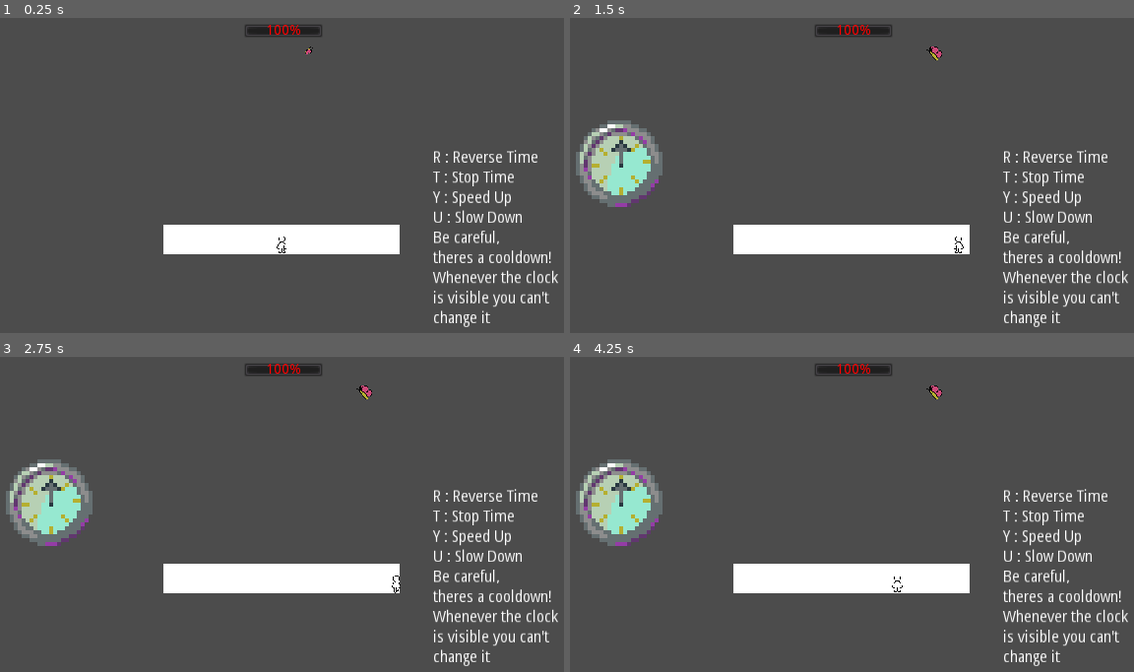
Above: before the commit, frames 1-4 (two rows, left to right).
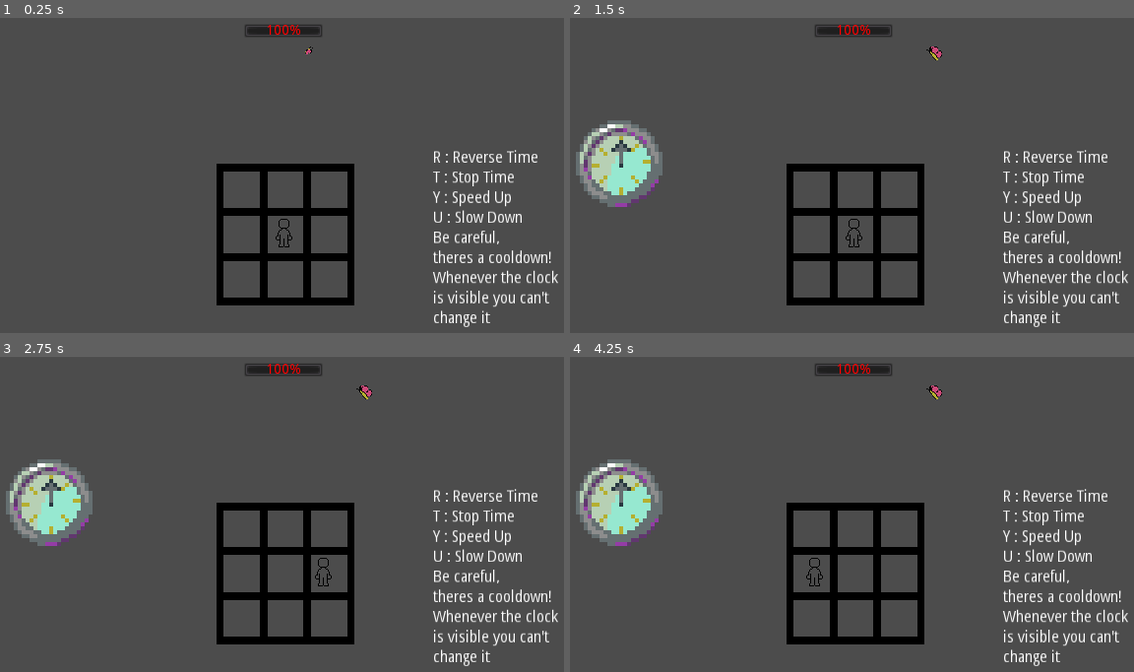
Above: after the commit, the same moments.

Repository: andersAsch0/Island-Game
Game: Godot game, scene res://scenes/BattleMode.tscn
Same seed, same stepped clock (60 frames per second), same inputs: the game is played once before the commit and once after it. This scene is started directly instead of the project's main scene.
Inputs:
- Up to frame 1 (0.25 s): no input
- Up to frame 2 (1.5 s): tap Enter (ui_accept) at 0.5, 0.77, 1.25 s; hold Right (ui_right) 0.53-1.28 s; hold Space (dash) 0.53-1.28 s; tap T (stopTime) at 0.8, 1.35 s; hold R (reverseTime) from 1.28 s (still down)
- Up to frame 3 (2.75 s): tap Enter (ui_accept) at 1.52, 2 s; tap Space (dash) at 1.55 s; release R (reverseTime) at 2.03 s; hold Right (ui_right) from 2.03 s (still down); hold Space (dash) from 2.03 s (still down); tap T (stopTime) at 2.3 s
- Up to frame 4 (4.25 s): release Right (ui_right) at 2.78 s; release Space (dash) at 2.78 s; hold Y (speedUpTime) 2.78-3.53 s; tap F (enter_fight) at 2.85 s; tap Enter (ui_accept) at 3.02, 3.5, 3.77 s; tap Space (dash) at 3.05 s; hold Left (ui_left) from 3.53 s (still down); hold T (stopTime) from 3.53 s (still down)

The runs differ from the first frame. In frame 1, 7.7% of the frame differs, in the area x 28-71%, y 46-92%; in frame 2, 7.7%; in frame 3, 7.7%, in the area x 28-72%, y 46-92%; in frame 4, 7.7%.

Commit message:
basic grid movement

Diff:
--- a/scenes/BattleMode.tscn
+++ b/scenes/BattleMode.tscn
@@ -1,9 +1,10 @@
-[gd_scene load_steps=21 format=2]
+[gd_scene load_steps=22 format=2]
 
 [ext_resource path="res://scenes/BattleModePlayer.tscn" type="PackedScene" id=1]
 [ext_resource path="res://scripts/battleMode/BattleMode.gd" type="Script" id=2]
 [ext_resource path="res://scenes/BattleModeEnemy.tscn" type="PackedScene" id=3]
 [ext_resource path="res://art/clock.png" type="Texture" id=4]
+[ext_resource path="res://art/battlegrid.png" type="Texture" id=5]
 
 [sub_resource type="AtlasTexture" id=16]
 atlas = ExtResource( 4 )
@@ -77,20 +78,19 @@
 script = ExtResource( 2 )
 enemyScene = ExtResource( 3 )
 
-[node name="FightArea" type="StaticBody2D" parent="."]
-position = Vector2( -1, 26 )
+[node name="Grid" type="TextureRect" parent="."]
+margin_left = 126.0
+margin_top = 75.0
+margin_right = 196.0
+margin_bottom = 147.0
+texture = ExtResource( 5 )
+expand = true
 
-[node name="Stage" type="ColorRect" parent="FightArea"]
-margin_left = 100.0
-margin_top = 80.0
-margin_right = 220.0
-margin_bottom = 95.0
-
-[node name="WallCollision" type="CollisionPolygon2D" parent="FightArea"]
-polygon = PoolVector2Array( 100, 95, 100, 80, 220, 80, 220, 95, 160, 95, 160, 102, 233, 102, 233, 73, 89, 74, 89, 101, 159, 102, 159, 95 )
+[node name="leftGridPlayerLocation" type="Position2D" parent="Grid"]
+position = Vector2( 12, 35 )
 
 [node name="BattleModePlayer" parent="." instance=ExtResource( 1 )]
-position = Vector2( 159, 116 )
+position = Vector2( 160, 110 )
 
 [node name="enemySpawnLocation" type="Position2D" parent="."]
 position = Vector2( 160, 25 )
--- a/scenes/BattleModePlayer.tscn
+++ b/scenes/BattleModePlayer.tscn
@@ -141,7 +141,7 @@
 height = 16.0
 
 [node name="BattleModePlayer" type="KinematicBody2D" groups=["player"]]
-scale = Vector2( 0.3, 0.3 )
+scale = Vector2( 0.5, 0.5 )
 collision_layer = 2
 collision_mask = 9
 script = ExtResource( 2 )
--- a/scripts/battleMode/BattleModePlayer.gd
+++ b/scripts/battleMode/BattleModePlayer.gd
@@ -20,59 +20,60 @@
 
 func _process(delta):
 
-	#movement
-	var input = Vector2.ZERO
-	input.x = Input.get_action_strength("ui_right") - Input.get_action_strength("ui_left")
-	input.y = Input.get_action_strength("ui_down") - Input.get_action_strength("ui_up")
-	input = input.normalized() * max_speed
-
-	velocity = input * delta
-
-
-	if input.length() > 0:
-		if (input.y) > 0: #going down
-			direction = DOWN
-		elif input.y < 0: #going up
-			direction = UP
-		elif input.x > 0: #going right
-			direction = RIGHT
-		elif input.x < 0:
-			direction = LEFT
-
-	if(input.length()==0):
-		$Animations.play("idle")
-	elif(isDashing):
-		velocity *= dashMultiplier
-		$Animations.play(dash_animations[direction])
-	else:
-		$Animations.play(walk_animations[direction])
-
-	move_and_collide(velocity)
-
+#	#movement
+#	var input = Vector2.ZERO
+#	input.x = Input.get_action_strength("ui_right") - Input.get_action_strength("ui_left")
+#	input.y = Input.get_action_strength("ui_down") - Input.get_action_strength("ui_up")
+#	input = input.normalized() * max_speed
+#
+#	velocity = input * delta
+#
+#
+#	if input.length() > 0:
+#		if (input.y) > 0: #going down
+#			direction = DOWN
+#		elif input.y < 0: #going up
+#			direction = UP
+#		elif input.x > 0: #going right
+#			direction = RIGHT
+#		elif input.x < 0:
+#			direction = LEFT
+#
+#	if(input.length()==0):
+#		$Animations.play("idle")
+#	elif(isDashing):
+#		velocity *= dashMultiplier
+#		$Animations.play(dash_animations[direction])
+#	else:
+#		$Animations.play(walk_animations[direction])
+#
+#	move_and_collide(velocity)
+	pass
 
 func _on_DashTimer_timeout():
 	isDashing = false
 
 func _input(event):
-	if(event.is_action_pressed("dash")):
-		isDashing = true
-		$DashTimer.start()
-#	elif(event.is_action_pressed("reverseTime")):
-#		reverseTime()
-#	elif(event.is_action_pressed("stopTime")):
-#		stopTime()
-#	elif(event.is_action_pressed("speedUpTime")):
-#		speedUpTime()
+#	if(event.is_action_pressed("dash")):
+#		isDashing = true
+#		$DashTimer.start()
+	if(event.is_action_pressed("ui_up")):
+		position.y -= 20
+	elif(event.is_action_released("ui_up")):
+		position.y += 20
+	elif(event.is_action_pressed("ui_down")):
+		position.y += 20
+	elif(event.is_action_released("ui_down")):
+		position.y -= 20
+	elif(event.is_action_pressed("ui_right")):
+		position.x += 20
+	elif(event.is_action_released("ui_right")):
+		position.x -= 20
+	elif(event.is_action_pressed("ui_left")):
+		position.x -= 20
+	elif(event.is_action_released("ui_left")):
+		position.x += 20
 
 
-#func reverseTime():
-#	get_tree().call_group("bulletTypes", "reverseTime") # reverse direction of ALREADY EXISTING bullets
-#	get_tree().call_group("enemies", "reverseTime") # reverse direction of all future bullets spawned
-#func stopTime():
-#	get_tree().call_group("bulletTypes", "stopTime") # reverse direction of ALREADY EXISTING bullets
-#	get_tree().call_group("enemies", "stopTime") # reverse direction of all future bullets spawned
-#func speedUpTime():
-#	get_tree().call_group("bulletTypes", "speedUpTime", 2) # reverse direction of ALREADY EXISTING bullets
-#	get_tree().call_group("enemies", "speedUpTime", 2) # reverse direction of all future bullets spawned
 func getHit(damage:int):
 	print("ouch")
Binary file added: art/battlegrid.png
Not shown, added: art/battlegrid.png.import
